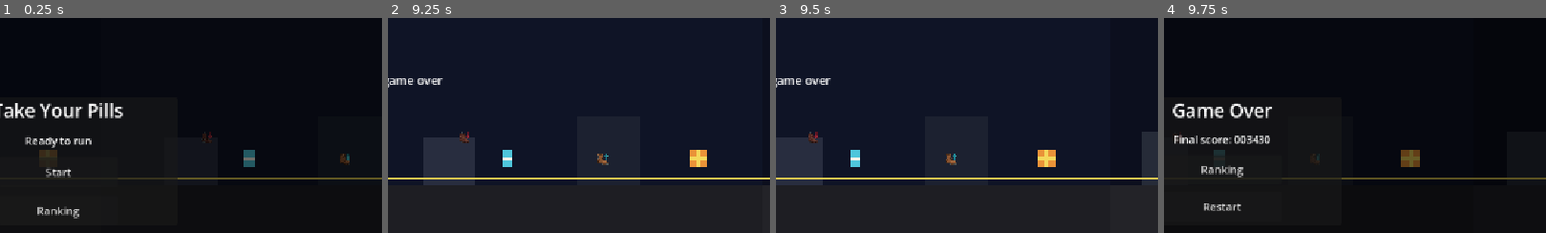
Above: before the commit, frames 1-4 (left to right).
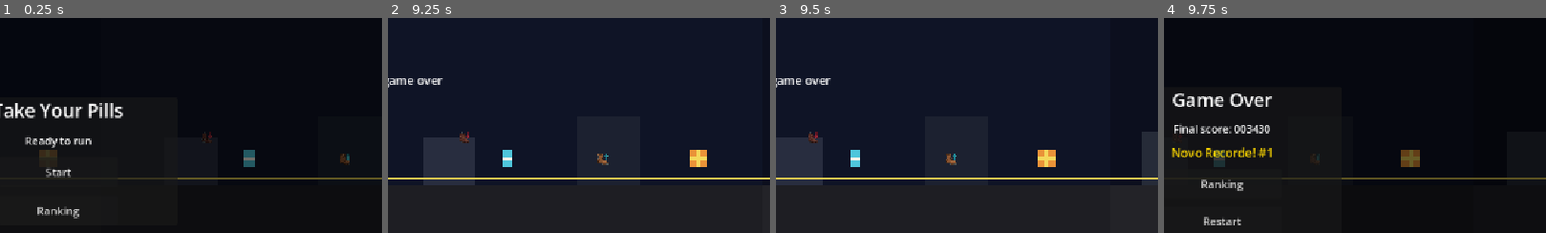
Above: after the commit, the same moments.

Repository: v-Kaefer/Take-Your-Pills
Game: Godot game, scene res://scenes/game/game.tscn
Same seed, same stepped clock (60 frames per second), same inputs: the game is played once before the commit and once after it.
Inputs:
- Up to frame 1 (0.25 s): no input
- Up to frame 2 (9.25 s): click "Start" at 0.5 s; hold Up 1.28-2.78 s; tap Space (player_jump) at 1.52, 2.27, 3.77, 4.52, 5.27, 6.77, 7.52, 8.27 s; hold Up 3.53-5.03 s; hold Up 5.78-6.53 s; hold Up from 8.03 s (still down)
- Up to frame 3 (9.5 s): keep holding Up
- Up to frame 4 (9.75 s): keep holding Up
The pictures show only the part of the screen within x 42-92%, y 17-67%; the shares and areas given below are measured in that part.

Frames 1-3 are identical in both runs. In frame 4, 5.0% of the frame differs, in the area x 2-29%, y 35-97%.

Commit message:
fix: ranking test failures and signal ordering bug

Diff:
--- a/scenes/game/hud.gd
+++ b/scenes/game/hud.gd
@@ -115,6 +115,8 @@
 
 func _on_run_running() -> void:
 	hide_menus()
+	_last_ranking_position = -1
+	new_record_label.hide()
 	update_state("RUNNING", "Jump: Space / Up | Esc: pause | Backspace: game over")
 
 
@@ -124,8 +126,6 @@
 
 
 func _on_run_game_over() -> void:
-	_last_ranking_position = -1
-	new_record_label.hide()
 	show_game_over(_last_score)
 	update_state("GAME OVER", "Jump: restart | Restart: button")
 
--- a/scripts/save_manager.gd
+++ b/scripts/save_manager.gd
@@ -55,6 +55,8 @@
 		_ranking = []
 		for item in json.data:
 			if item is Dictionary and item.has("score") and item.has("distance") and item.has("date"):
+				item["score"] = int(item["score"])
+				item["distance"] = int(item["distance"])
 				_ranking.append(item)
 		_sort_ranking()
 		if _ranking.size() > MAX_RANKING_ENTRIES:
--- a/tests/godot/local_ranking_test.gd
+++ b/tests/godot/local_ranking_test.gd
@@ -112,25 +112,18 @@
 	assert_object(game).is_not_null()
 	await runner.simulate_frames(1)
 
-	var signal_received := false
-	var received_position := -99
-
-	var callback := func(position: int, _entry: Dictionary) -> void:
-		signal_received = true
-		received_position = position
-
-	RunSignals.ranking_entry_added.connect(callback)
-
 	game.call("_start_run")
 	await runner.simulate_frames(1)
 
 	game.call("_set_game_over")
-	await runner.simulate_frames(1)
+	await runner.simulate_frames(2)
 
-	assert_bool(signal_received).is_true()
-	assert_int(received_position).is_equal(0)
+	var ranking := SaveManager.get_ranking()
+	assert_int(ranking.size()).is_equal(1)
 
-	RunSignals.ranking_entry_added.disconnect(callback)
+	var hud_label := game.get_node("HUD/GameOverMenu/Panel/VBoxContainer/NewRecordLabel") as Label
+	assert_bool(hud_label.visible).is_true()
+	assert_str(hud_label.text).contains("#1")
 
 
 func test_new_record_label_shown_on_game_over() -> void:
@@ -141,13 +134,16 @@
 	await runner.simulate_frames(1)
 
 	var new_record_label := game.get_node("HUD/GameOverMenu/Panel/VBoxContainer/NewRecordLabel") as Label
+	assert_bool(new_record_label.visible).is_false()
 
 	game.call("_start_run")
 	await runner.simulate_frames(1)
 
 	game.call("_set_game_over")
-	await runner.simulate_frames(1)
+	await runner.simulate_frames(2)
 
+	var ranking := SaveManager.get_ranking()
+	assert_int(ranking.size()).is_greater(0)
 	assert_bool(new_record_label.visible).is_true()
 	assert_str(new_record_label.text).contains("#1")
 
